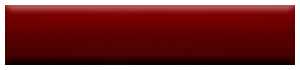
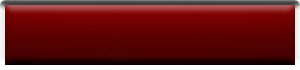
The second 300px x 70px image is a revision of the first. Changes to its layers:
hid "Layer 4 copy" over [left=0, top=0, right=300, bottom=61]
